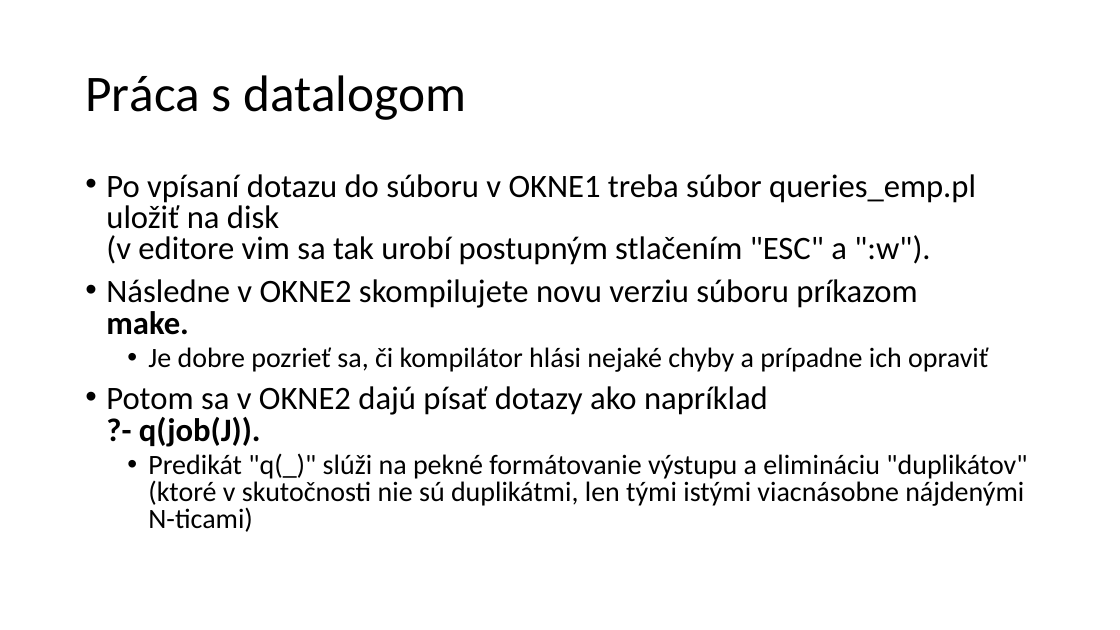
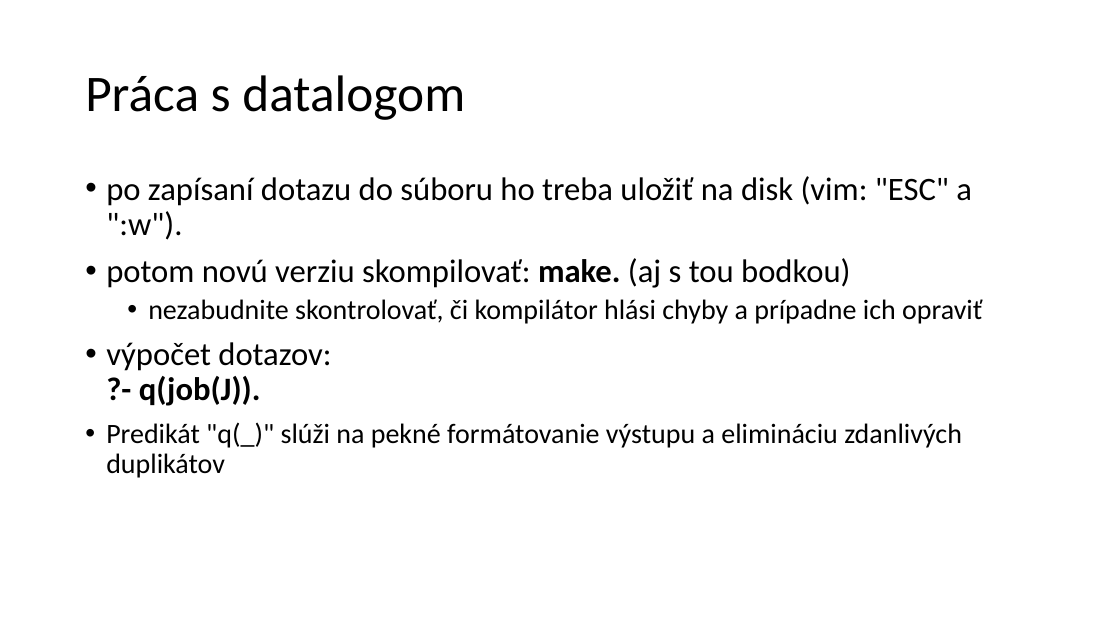
Before and after one commit to janmazak/db_praktikum, a slide deck: slide 5 of materialy/02/datalog.pptx (slide 7 before the commit). Drawn at 1120x630 pixels with LibreOffice and Linux fonts; fonts in the diff are those of the drawing. Boxes give left, top, right and bottom in pixels: in the first picture for what was removed or moved away, otherwise in the second. Text is boxed around its words. In the diff, an @@ line names an element or a change of style, - is before the commit and + after.

```diff
--- a/materialy/02/datalog.pptx
+++ b/materialy/02/datalog.pptx
@@ text at [106,176,982,478]: text changed; size 28 to 24 pt @@
-• Po vpísaní dotazu do súboru v OKNE1 treba súbor queries_emp.pl uložiť na disk
-  (v editore vim sa tak urobí postupným stlačením "ESC" a ":w").
-• Následne v OKNE2 skompilujete novu verziu súboru príkazom
-  make.
-  • Je dobre pozrieť sa, či kompilátor hlási nejaké chyby a prípadne ich opraviť
-• Potom sa v OKNE2 dajú písať dotazy ako napríklad
-  ?- q(job(J)).
-  • Predikát "q(_)" slúži na pekné formátovanie výstupu a elimináciu "duplikátov" (ktoré v skutočnosti nie sú duplikátmi, len tými istými viacnásobne nájdenými N-ticami)
+• po zapísaní dotazu do súboru ho treba uložiť na disk (vim: "ESC" a ":w").
+• potom novú verziu skompilovať: make. (aj s tou bodkou)
+  • nezabudnite skontrolovať, či kompilátor hlási chyby a prípadne ich opraviť
+• výpočet dotazov:
+  ?- q(job(J)).
+• Predikát "q(_)" slúži na pekné formátovanie výstupu a elimináciu zdanlivých duplikátov
```
Also in this commit, not shown: 5 other slides changed, 2 slides added, 4 slides removed, 22 other files.
